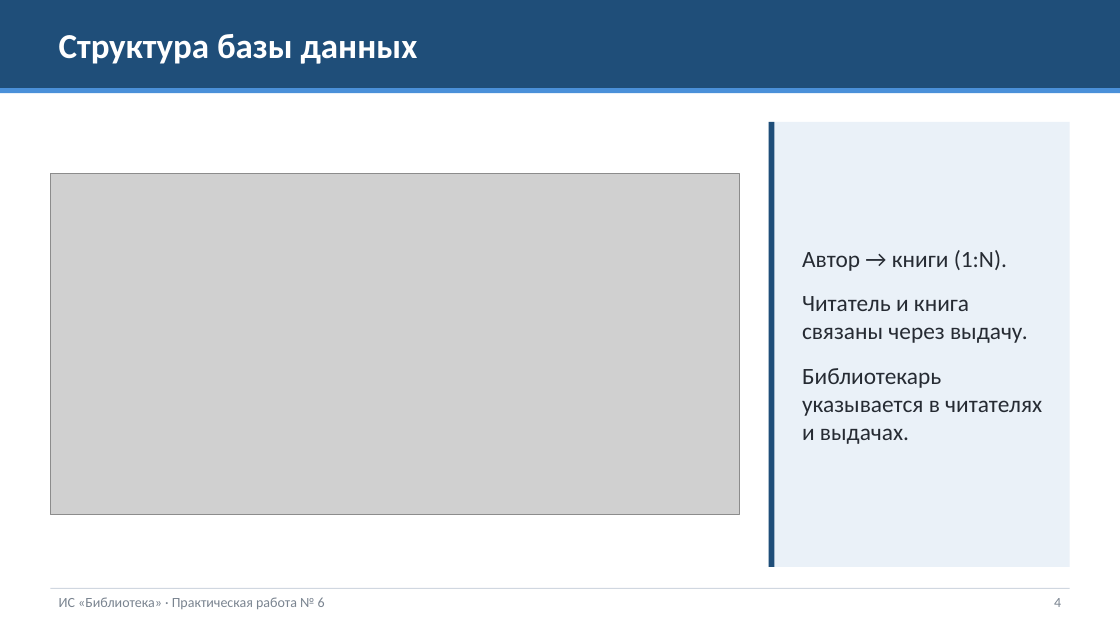
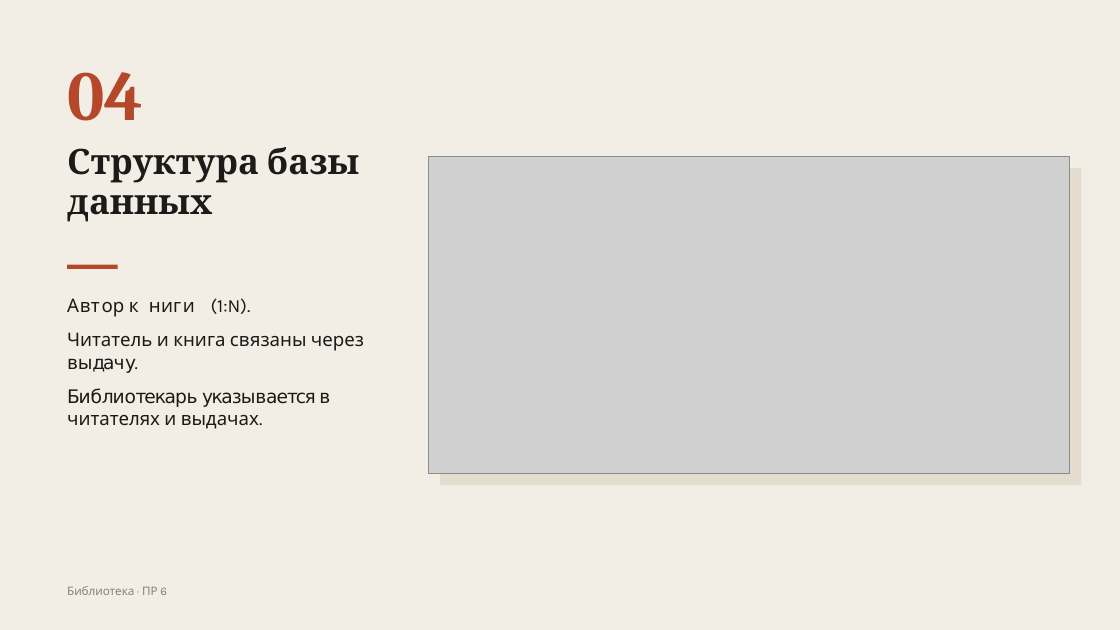
Before and after one commit to aaa111ws/MDK04.01-, a slide deck: slide 4 of pr6/Презентация.pptx. Drawn at 1120x630 pixels with LibreOffice and Linux fonts; fonts in the diff are those of the drawing; grey boxes stand for pictures. Boxes give left, top, right and bottom in pixels: in the first picture for what was removed or moved away, otherwise in the second. Text is boxed around its words. In the diff, an @@ line names an element or a change of style, - is before the commit and + after.

```diff
--- a/pr6/Презентация.pptx
+++ b/pr6/Презентация.pptx
@@ background #FFFFFF to #F3EEE5 @@
@@ rectangle removed at bbox=[0, 0, 1120, 88] @@
@@ rectangle removed at bbox=[0, 88, 1120, 93] @@
@@ text added at bbox=[67, 72, 143, 121], 60 pt, text #B5482A, bold @@
+04
@@ text "Структура базы данных": place and size @@
-text "Структура базы данных" at bbox=[59, 34, 418, 64]
+text "Структура базы данных" at bbox=[67, 147, 359, 222]
@@ text "Структура базы данных" at bbox=[67, 147, 359, 222]: font Calibri to Cambria, text colour #FFFFFF to #1C1B19; line spacing 1 to 0.95; vertical alignment middle to top @@
@@ rectangle removed at bbox=[769, 122, 1070, 567] @@
@@ rectangle removed at bbox=[769, 122, 775, 567] @@
@@ picture: place and size @@
-picture at bbox=[50, 174, 739, 515]
+picture at bbox=[429, 156, 1070, 474]
@@ rectangle added at bbox=[440, 168, 1081, 486], fill #E4DCCF @@
@@ rectangle added at bbox=[67, 265, 118, 269], fill #B5482A @@
@@ text "Автор → книги (1:N).": place and size @@
-text "Автор → книги (1:N)." at bbox=[802, 250, 1042, 444]
+text "Автор → книги (1:N)." at bbox=[67, 298, 364, 429]
@@ text "Автор → книги (1:N)." at bbox=[67, 298, 364, 429]: size 20 to 16 pt, font Calibri to Karla, text colour #262B33 to #1C1B19; less space between paragraphs; vertical alignment middle to top @@
@@ rectangle removed at bbox=[50, 588, 1070, 589] @@
@@ text at bbox=[67, 586, 167, 595]: text changed; size 12 to 10 pt; font Calibri to Karla; text colour #7A8490 to #8A8178 @@
-ИС «Библиотека» · Практическая работа № 6
+Библиотека · ПР 6
@@ text removed at bbox=[1054, 598, 1061, 607] @@
-4
```
Also in this commit, not shown: 11 other slides changed.
